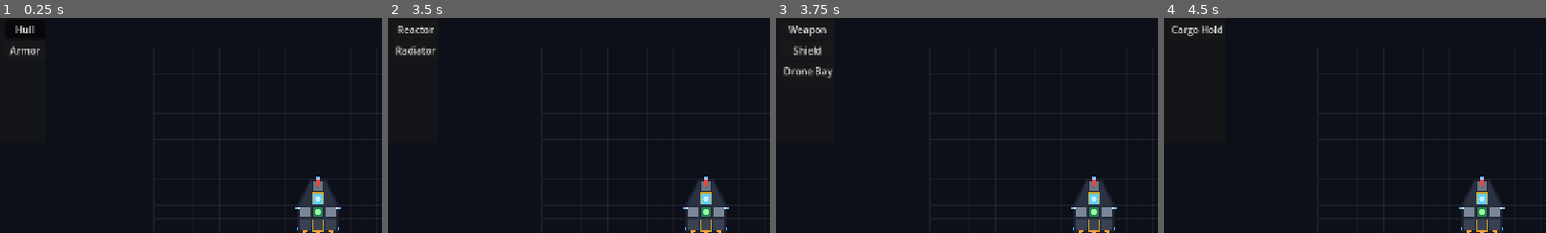
Above: before the commit, frames 1-4 (left to right).
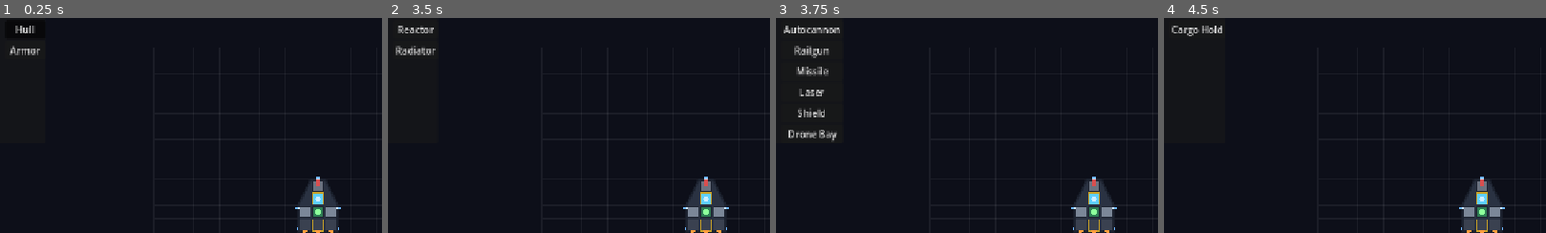
Above: after the commit, the same moments.

Repository: psyinf/seeker
Game: Godot game, scene res://scenes/main/main.tscn
Two runs of this game, one before a commit and one after it. Both use one fixed random seed, a clock stepped at 60 frames per second and the inputs below.
Inputs:
- Up to frame 1 (0.25 s): no input
- Up to frame 2 (3.5 s): click "Command" at 0.5 s; click "Structure" at 1.25 s; click "Propulsion" at 2 s; click "Power" at 2.75 s
- Up to frame 3 (3.75 s): click "Combat" at 3.5 s
- Up to frame 4 (4.5 s): click "Utility" at 4.25 s
The pictures show only the part of the screen within x 8-58%, y 5-55%; the shares and areas given below are measured in that part.

Frames 1-2 are identical in both runs. In frame 3, 1.7% of the frame differs, in the area x 2-17%, y 3-58%; in frame 4, nothing differs.

Commit message:
feat: add energy beam weapon and per-cell weapon selection
Add a BEAM WeaponConfig kind with a hitscan laser preset, store the chosen weapon per ShipSegment (saved with the design), and list each weapon as a placeable part in the editor's Combat category.

Diff:
--- a/scenes/ship/editor/ship_design_editor.gd
+++ b/scenes/ship/editor/ship_design_editor.gd
@@ -24,8 +24,10 @@
 @export var allow_hull_design: bool = true
 
 ## Part palette grouped into KSP-style category tabs. Each entry is
-## `[category_label, [[kind, part_label], ...]]`; the tab strip picks a category
-## and only that category's parts are shown. Keep kinds listed once.
+## `[category_label, [[kind, part_label] | [kind, part_label, weapon_name], ...]]`;
+## the tab strip picks a category and only that category's parts are shown. A
+## third element names the `WeaponConfig` preset a WEAPON part places. Keep each
+## distinct part listed once.
 const CATEGORIES := [
 	["Command", [
 		[ShipSegment.Kind.CORE, "Core"],
@@ -44,7 +46,10 @@
 		[ShipSegment.Kind.RADIATOR, "Radiator"],
 	]],
 	["Combat", [
-		[ShipSegment.Kind.WEAPON, "Weapon"],
+		[ShipSegment.Kind.WEAPON, "Autocannon", &"autocannon"],
+		[ShipSegment.Kind.WEAPON, "Railgun", &"railgun"],
+		[ShipSegment.Kind.WEAPON, "Missile", &"missile"],
+		[ShipSegment.Kind.WEAPON, "Laser", &"laser"],
 		[ShipSegment.Kind.SHIELD, "Shield"],
 		[ShipSegment.Kind.DRONE_BAY, "Drone Bay"],
 	]],
@@ -55,6 +60,8 @@
 
 var design: ShipDesign
 var selected_kind: ShipSegment.Kind = ShipSegment.Kind.HULL
+## For WEAPON placement, which `WeaponConfig` preset the next weapon cell uses.
+var selected_weapon: StringName = &"autocannon"
 var place_facing: ShipSegment.Facing = ShipSegment.Facing.UP
 var hover_cell: Vector2i = Vector2i.ZERO
 var has_hover: bool = false
@@ -80,7 +87,7 @@
 	design.changed.connect(_on_design_changed)
 	_build_ui()
 	_select_category(_category_of_kind(selected_kind))
-	_select_kind(selected_kind)
+	_select_part(selected_kind, selected_weapon)
 	_refresh_stats()
 	queue_redraw()
 
@@ -163,7 +170,7 @@
 	if existing != null and existing.fixed:
 		_set_status("Cell locked")
 		return
-	design.place(selected_kind, hover_cell, place_facing)
+	design.place(selected_kind, hover_cell, place_facing, selected_weapon)
 
 
 func _erase() -> void:
@@ -309,23 +316,28 @@
 		child.queue_free()
 	for entry in CATEGORIES[index][1]:
 		var kind: ShipSegment.Kind = entry[0]
+		var weapon: StringName = entry[2] if entry.size() > 2 else &""
 		var button := Button.new()
 		button.text = entry[1]
 		button.toggle_mode = true
-		button.button_pressed = kind == selected_kind
+		button.button_pressed = kind == selected_kind and (weapon == &"" or weapon == selected_weapon)
 		button.set_meta("kind", kind)
-		button.pressed.connect(_select_kind.bind(kind))
+		button.set_meta("weapon", weapon)
+		button.pressed.connect(_select_part.bind(kind, weapon))
 		_parts_box.add_child(button)
 
 
-func _select_kind(kind: ShipSegment.Kind) -> void:
+func _select_part(kind: ShipSegment.Kind, weapon: StringName = &"") -> void:
 	selected_kind = kind
+	if weapon != &"":
+		selected_weapon = weapon
 	# Drives vent aft by default so extensions stack toward the nose.
 	if kind == ShipSegment.Kind.THRUSTER:
 		place_facing = ShipSegment.Facing.DOWN
 	for child in _parts_box.get_children():
 		if child is Button:
-			child.button_pressed = child.get_meta("kind") == kind
+			var w: StringName = child.get_meta("weapon")
+			child.button_pressed = child.get_meta("kind") == selected_kind and (w == &"" or w == selected_weapon)
 	_hover.queue_redraw()
 
 
--- a/scenes/ship/ship.gd
+++ b/scenes/ship/ship.gd
@@ -116,10 +116,6 @@
 ## when weapons fire faster than the RCS can compensate; the leftover pushes the ship.
 var _recoil_debt: Vector2 = Vector2.ZERO
 
-## Weapon presets cycled across a design's WEAPON cells so a built ship shows a
-## mix of the defined weapons until per-cell weapon choice exists in the editor.
-const WEAPON_PRESETS := [&"railgun", &"autocannon", &"missile"]
-
 
 func _ready() -> void:
 	if Engine.is_editor_hint():
@@ -158,15 +154,13 @@
 		turret.queue_free()
 	_turrets.clear()
 	var cs := design.cell_size
-	var weapon_index := 0
 	for segment in design.segments:
 		if segment == null or segment.kind != ShipSegment.Kind.WEAPON:
 			continue
 		var turret := TURRET_SCENE.instantiate() as ShipTurret
 		if turret == null:
 			continue
-		turret.weapon = _make_weapon(WEAPON_PRESETS[weapon_index % WEAPON_PRESETS.size()])
-		weapon_index += 1
+		turret.weapon = WeaponConfig.from_name(segment.weapon)
 		turret.position = Vector2(segment.cell) * cs
 		turret.rotation = segment.facing_dir().angle() + PI / 2.0
 		add_child(turret)
@@ -175,17 +169,6 @@
 		_turrets.append(turret)
 	if _fire_control != null:
 		_fire_control.setup(self, _turrets)
-
-
-## Builds one of the named weapon presets (see `WeaponConfig`).
-func _make_weapon(preset: StringName) -> WeaponConfig:
-	match preset:
-		&"railgun":
-			return WeaponConfig.railgun()
-		&"missile":
-			return WeaponConfig.missile()
-		_:
-			return WeaponConfig.autocannon()
 
 
 ## Assemble the propulsion layout from a design: a main plume off every venting
--- a/scenes/ship/ship_design.gd
+++ b/scenes/ship/ship_design.gd
@@ -52,8 +52,9 @@
 
 
 ## Place `kind` at `cell`, replacing any segment already there. Returns the
-## segment. Used by the editor; emits `changed` so views refresh.
-func place(kind: ShipSegment.Kind, cell: Vector2i, facing := ShipSegment.Facing.UP) -> ShipSegment:
+## segment. `weapon` (a `WeaponConfig` preset name) is applied only to WEAPON
+## cells. Used by the editor; emits `changed` so views refresh.
+func place(kind: ShipSegment.Kind, cell: Vector2i, facing := ShipSegment.Facing.UP, weapon: StringName = &"") -> ShipSegment:
 	var segment := get_segment_at(cell)
 	if segment == null:
 		segment = ShipSegment.new()
@@ -61,6 +62,8 @@
 		segments.append(segment)
 	segment.kind = kind
 	segment.facing = facing
+	if kind == ShipSegment.Kind.WEAPON and weapon != &"":
+		segment.weapon = weapon
 	emit_changed()
 	return segment
 
--- a/scenes/ship/ship_segment.gd
+++ b/scenes/ship/ship_segment.gd
@@ -54,6 +54,13 @@
 		fixed = value
 		emit_changed()
 
+## For WEAPON cells, which weapon preset it mounts (see `WeaponConfig.from_name`):
+## `autocannon`, `railgun`, `missile` or `laser`. Ignored by non-weapon kinds.
+@export var weapon: StringName = &"autocannon":
+	set(value):
+		weapon = value
+		emit_changed()
+
 
 ## Whether a kind's `facing` is meaningful (thruster exhaust, weapon barrel).
 static func is_directional(kind: Kind) -> bool:
--- a/scenes/ship/ship_turret.gd
+++ b/scenes/ship/ship_turret.gd
@@ -79,6 +79,13 @@
 var aim_override: Vector2 = Vector2.ZERO
 ## Seconds until the turret may fire again.
 var _cooldown: float = 0.0
+## Beam state for energy (BEAM) weapons: whether the beam is drawing and how far
+## it reaches this frame (local pixels from the muzzle).
+var _beam_active: bool = false
+var _beam_length: float = 0.0
+
+## Physics layer targets sit on; beams ray-cast against it.
+const TARGET_LAYER := 4
 
 
 ## World position of the barrel tip, where bolts spawn.
@@ -114,6 +121,9 @@
 			var error := wrapf(target - global_rotation, -PI, PI)
 			var step := clampf(error, -slew_speed * delta, slew_speed * delta)
 			global_rotation += step
+	if weapon != null and weapon.kind == WeaponConfig.Kind.BEAM:
+		_process_beam(delta)
+		return
 	_cooldown = maxf(0.0, _cooldown - delta)
 	if firing and _cooldown <= 0.0:
 		_fire()
@@ -152,9 +162,43 @@
 		recoil_applied.emit(-dir * recoil)
 
 
+## Runs the energy beam while firing: ray-casts along the barrel up to the
+## weapon's range, burns the first target hit (damage per second), and records the
+## reach so `_draw` can render the beam. No projectile, no recoil.
+func _process_beam(delta: float) -> void:
+	if not firing:
+		if _beam_active:
+			_beam_active = false
+			queue_redraw()
+		return
+	var muzzle := muzzle_position()
+	var dir := Vector2.UP.rotated(global_rotation)
+	var reach: float = weapon.beam_range
+	var space := get_world_2d().direct_space_state
+	var query := PhysicsRayQueryParameters2D.create(muzzle, muzzle + dir * reach)
+	query.collide_with_areas = true
+	query.collide_with_bodies = false
+	query.collision_mask = TARGET_LAYER
+	var hit := space.intersect_ray(query)
+	if not hit.is_empty():
+		reach = muzzle.distance_to(hit.position)
+		var target := hit.collider as Node
+		if target != null and target.has_method("hit"):
+			target.hit(weapon.damage * delta)
+	_beam_active = true
+	_beam_length = reach
+	queue_redraw()
+
+
 func _draw() -> void:
 	# Barrel first so the base cap sits over its root; forward is -Y.
 	var half := barrel_width * 0.5
 	draw_rect(Rect2(-half, -barrel_length, barrel_width, barrel_length), barrel_color)
 	draw_circle(Vector2.ZERO, base_radius, turret_color)
 	draw_arc(Vector2.ZERO, base_radius, 0.0, TAU, 24, outline_color, 2.0, true)
+	if _beam_active and weapon != null:
+		var start := Vector2(0.0, -barrel_length)
+		var tip := Vector2(0.0, -barrel_length - _beam_length)
+		draw_line(start, tip, Color(weapon.projectile_color, 0.3), 6.0, true)
+		draw_line(start, tip, weapon.projectile_color, 2.0, true)
+		draw_circle(tip, 3.0, weapon.projectile_color)
--- a/scenes/ship/weapon_config.gd
+++ b/scenes/ship/weapon_config.gd
@@ -10,6 +10,7 @@
 enum Kind {
 	PROJECTILE, ## Straight bolt; recoil = muzzle speed × ammo mass.
 	GUIDED,     ## Homing missile; soft launch, negligible recoil.
+	BEAM,       ## Continuous energy beam (hitscan); draws power, no recoil.
 }
 
 ## Display name for the HUD / loadout screens.
@@ -26,19 +27,36 @@
 @export_range(0.1, 30.0, 0.1) var fire_rate: float = 12.0
 ## Homing agility for GUIDED weapons, in radians/second. Ignored for projectiles.
 @export_range(0.0, 20.0, 0.1) var homing_turn_rate: float = 4.0
-## Tracer / body color of the spawned round.
+## Reach of a BEAM weapon, in pixels (hitscan). Ignored by other kinds.
+@export var beam_range: float = 700.0
+## Tracer / body color of the spawned round (or the beam).
 @export var projectile_color: Color = Color("ffd36b")
 ## Round spawned per shot. Presets preload the matching bolt/missile scene.
 @export var projectile_scene: PackedScene
 
 
 ## Recoil impulse of a single shot, in momentum units (px/s × mass). Projectile
-## recoil is the round's momentum leaving the barrel; guided weapons launch soft,
-## so their recoil is negligible.
+## recoil is the round's momentum leaving the barrel; guided and energy weapons
+## launch soft / carry no ammo mass, so their recoil is negligible.
 func recoil() -> float:
-	if kind == Kind.GUIDED:
+	if kind != Kind.PROJECTILE:
 		return 0.0
 	return projectile_speed * ammo_mass
+
+
+## The preset config for a name (see the factories below). Unknown names fall
+## back to the autocannon. Keeps weapon choice a small serializable `StringName`
+## on the ship segment while the live stats stay in code.
+static func from_name(preset: StringName) -> WeaponConfig:
+	match preset:
+		&"railgun":
+			return railgun()
+		&"missile":
+			return missile()
+		&"laser":
+			return laser()
+		_:
+			return autocannon()
 
 
 ## Infrequent, hard-hitting projectile: massive muzzle speed and impact damage at
@@ -84,3 +102,19 @@
 	w.projectile_color = Color("ff9f68")
 	w.projectile_scene = preload("res://scenes/ship/missile.tscn")
 	return w
+
+
+## Energy beam: a continuous hitscan laser that burns whatever the barrel line
+## touches within range. Draws power instead of ammo, so it has no recoil; damage
+## is per-second while the beam stays on target.
+static func laser() -> WeaponConfig:
+	var w := WeaponConfig.new()
+	w.weapon_name = "Laser"
+	w.kind = Kind.BEAM
+	w.projectile_speed = 3000.0 # effectively instant; only the fire-control lead reads it
+	w.damage = 6.0              # damage per second on target
+	w.ammo_mass = 0.0           # energy weapon: no recoil
+	w.fire_rate = 1.0           # unused for a continuous beam
+	w.beam_range = 720.0
+	w.projectile_color = Color("ff5470")
+	return w
Not shown, changed: docs/architecture.md
Not shown, changed: docs/devlog.md
Not shown, changed: docs/game-design.md
